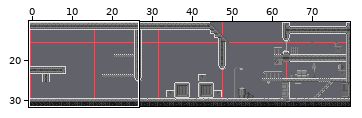
Level history. Tiled map: resource/maps/fifth_level.tmx. The first picture is a wide view before the edit; the outline marks the close-up.
Close-up. The starting point:
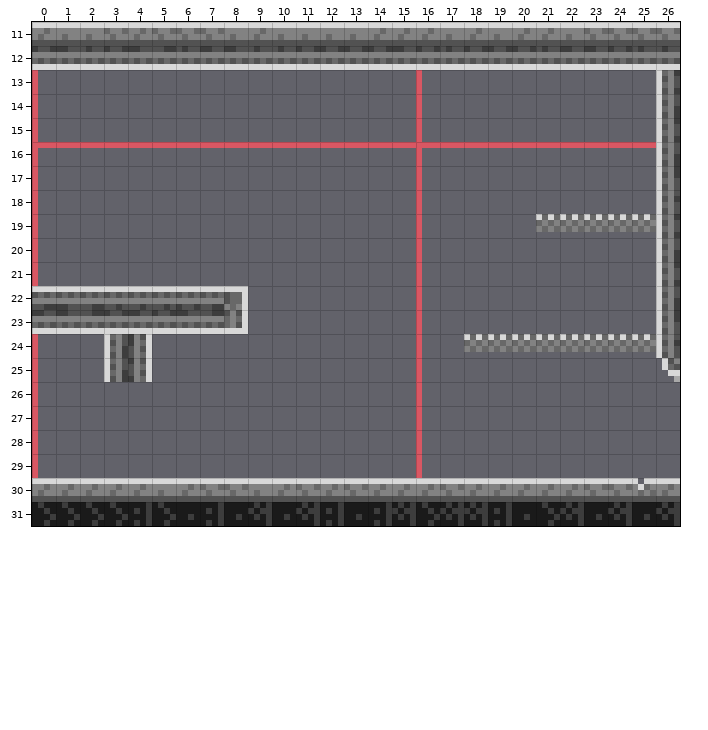
Cells are 4x4 px. Shown: x 0..26, y 11..31. The commit also changed other parts of the map, which this record leaves out.
After the commit:
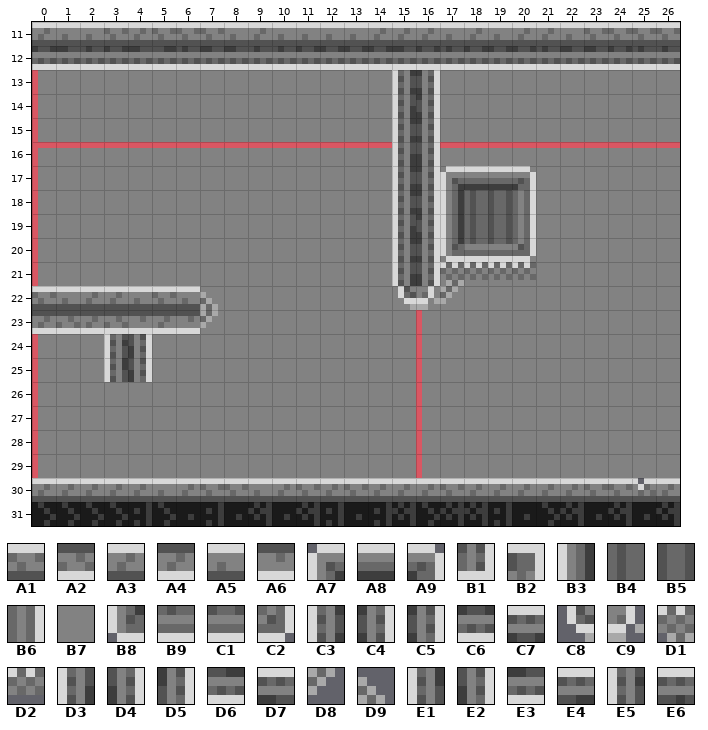
Key: from "city_tileset": A1 0, A2 0 turned 180, A3 1, A4 1 turned 180, A5 2, A6 2 turned 180, A7 6, A8 7, A9 9, B1 18 turned 180, B2 19, B3 22, B4 23, B5 24, B6 25, B7 36, B8 54, B9 55, C1 56, C2 57, C3 64, C4 64 flipped left-right, C5 64 turned 180, C6 64 turned 270, C7 64 turned 90, C8 70, C9 71, D1 76, D2 77, D3 80, D4 80 flipped left-right, D5 80 turned 180, D6 80 turned 270, D7 80 turned 90, D8 92, D9 92 turned 270, E1 96, E2 96 turned 180, E3 96 turned 270, E4 96 turned 90, E5 112, E6 112 turned 90.
__ is an empty cell.
Tiles of an added or newly shown layer are drawn over the layers below it.
The edit:
Layer "background" (added):
y 13..16: x 0..14 __ __ __ __ __ __ __ __ __ __ __ __ __ __ __ -> B7 B7 B7 B7 B7 B7 B7 B7 B7 B7 B7 B7 B7 B7 B7; x 17..26 __ __ __ __ __ __ __ __ __ __ -> B7 B7 B7 B7 B7 B7 B7 B7 B7 B7
y 17: x 0..14 __ __ __ __ __ __ __ __ __ __ __ __ __ __ __ -> B7 B7 B7 B7 B7 B7 B7 B7 B7 B7 B7 B7 B7 B7 B7; x 17 __ -> B7; x 20..26 __ __ __ __ __ __ __ -> B7 B7 B7 B7 B7 B7 B7
y 18..19: x 0..14 __ __ __ __ __ __ __ __ __ __ __ __ __ __ __ -> B7 B7 B7 B7 B7 B7 B7 B7 B7 B7 B7 B7 B7 B7 B7; x 21..26 __ __ __ __ __ __ -> B7 B7 B7 B7 B7 B7
y 20: x 0..14 __ __ __ __ __ __ __ __ __ __ __ __ __ __ __ -> B7 B7 B7 B7 B7 B7 B7 B7 B7 B7 B7 B7 B7 B7 B7; x 17 __ -> B7; x 20..26 __ __ __ __ __ __ __ -> B7 B7 B7 B7 B7 B7 B7
y 21: x 0..14 __ __ __ __ __ __ __ __ __ __ __ __ __ __ __ -> B7 B7 B7 B7 B7 B7 B7 B7 B7 B7 B7 B7 B7 B7 B7; x 17..26 __ __ __ __ __ __ __ __ __ __ -> B7 B7 B7 B7 B7 B7 B7 B7 B7 B7
y 22..23: x 7..26 __ __ __ __ __ __ __ __ __ __ __ __ __ __ __ __ __ __ __ __ -> B7 B7 B7 B7 B7 B7 B7 B7 B7 B7 B7 B7 B7 B7 B7 B7 B7 B7 B7 B7
y 24..25: x 0..2 __ __ __ -> B7 B7 B7; x 5..26 __ __ __ __ __ __ __ __ __ __ __ __ __ __ __ __ __ __ __ __ __ __ -> B7 B7 B7 B7 B7 B7 B7 B7 B7 B7 B7 B7 B7 B7 B7 B7 B7 B7 B7 B7 B7 B7
y 26..29: x 0..26 __ __ __ __ __ __ __ __ __ __ __ __ __ __ __ __ __ __ __ __ __ __ __ __ __ __ __ -> B7 B7 B7 B7 B7 B7 B7 B7 B7 B7 B7 B7 B7 B7 B7 B7 B7 B7 B7 B7 B7 B7 B7 B7 B7 B7 B7
Layer "second/background":
y 13: x 15..16 __ __ -> C3 C4; x 26 C3 -> __
y 14: x 15..16 __ __ -> D3 C4; x 26 D3 -> __
y 15: x 15..16 __ __ -> C3 C4; x 26 C3 -> __
y 16: x 15..16 __ __ -> D3 D4; x 26 D3 -> __
y 17: x 15..20 __ __ __ __ __ __ -> C3 C4 A7 A8 A8 A9; x 26 E1 -> __
y 18: x 15..20 __ __ __ __ __ __ -> C3 C4 B3 B4 B5 B6; x 26 E5 -> __
y 19: x 15..20 __ __ __ __ __ __ -> D3 C4 B3 B4 B5 B6; x 26 C3 -> __
y 20: x 15..20 __ __ __ __ __ __ -> C3 C4 B8 B9 C1 C2; x 26 D3 -> __
y 21: x 15..20 __ __ __ __ __ __ -> D3 D4 D1 D2 D2 D2; x 26 C3 -> __
y 22: x 0..8 E4 D7 E4 E6 E6 E6 C7 E4 B2 -> A1 A5 A3 A3 A5 A1 A5 D9 __; x 15..17 __ __ __ -> C8 C9 D8; x 26 D3 -> __
y 23: x 0..8 E3 E3 D6 C6 E3 C6 E3 D6 B1 -> A4 A2 A4 A2 A6 A4 A6 D8 __; x 26 E1 -> __
y 24: x 3..4 D3 D5 -> E5 E2; x 26 E5 -> __
y 25: x 3..4 D3 C5 -> E1 E2; x 26 C8 -> __
Layer "second/front layer":
y 19: x 21..25 D2 D2 D2 D2 D2 -> __ __ __ __ __
y 24: x 18..25 D2 D2 D2 D2 D2 D2 D2 D2 -> __ __ __ __ __ __ __ __
Where, in picture pixels (left, top, right, bottom), the same in both close-ups:
changed: (32, 70, 680, 478)
